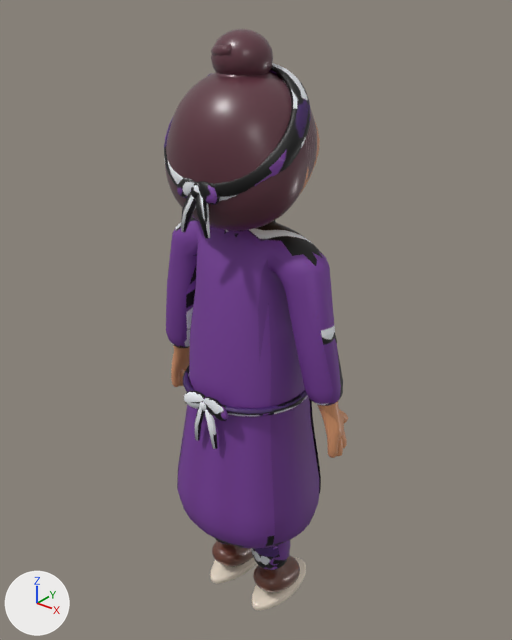
An edit to the glTF model game/assets/models/characters/amora_v2.glb, drawn before and after from the same camera.
One viewpoint serves both versions: a 50 mm camera at (1.103, -1.34, 1.801) aimed at (-0.01, 0.05, 0.939). Lighting does not change. The marker at lower left points along +X, +Y and +Z. The first picture is the older version. Vertices at exactly the same position are counted once.

The scene before the commit, as lines of its bpy script (objects in view):
```python
me_amora_cloth = bpy.data.meshes.new('Amora_Cloth')
me_amora_cloth.from_pydata(...)  # 4316 vertices, 8460 faces; spans x -0.303..0.303, y -0.199..0.201, z 0.134..1.62
me_amora_cloth.materials.append(mat_mat_amora_v2_cloth)
me_amora_gear = bpy.data.meshes.new('Amora_Gear')
me_amora_gear.from_pydata(...)  # 1560 vertices, 3012 faces; spans x -0.17..0.15, y -0.08..0.19, z 0.0..1.63
me_amora_gear.materials.append(mat_mat_amora_v2_gear)
me_amora_skin = bpy.data.meshes.new('Amora_Skin')
me_amora_skin.from_pydata(...)  # 2824 vertices, 5620 faces; spans x -0.306..0.306, y -0.16..0.191, z 0.632..1.597
me_amora_skin.materials.append(mat_mat_amora_v2_skin)
ob_amora_cloth = bpy.data.objects.new('Amora_Cloth', me_amora_cloth)
ob_amora_cloth.location = (0.0, 0.0, 0.0)
ob_amora_gear = bpy.data.objects.new('Amora_Gear', me_amora_gear)
ob_amora_gear.location = (0.0, 0.0, 0.0)
ob_amora_skin = bpy.data.objects.new('Amora_Skin', me_amora_skin)
ob_amora_skin.location = (0.0, 0.0, 0.0)
# also in view: 'Amora_Hair' at (0.0, -0.035, 1.47)
```
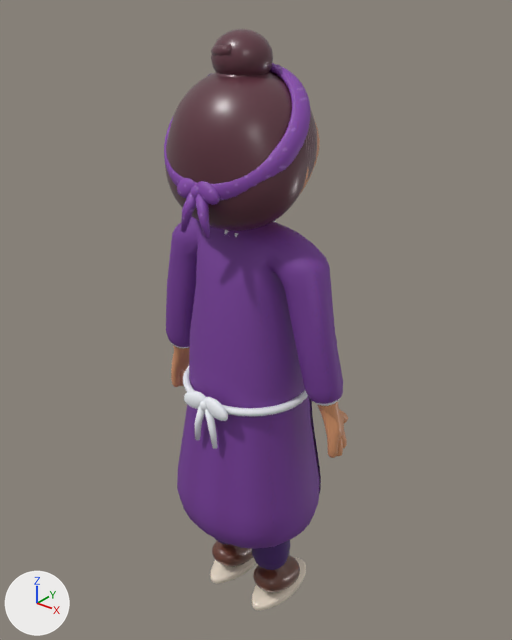
The change, as a list of edits to the scene's bpy script:
```text
Change me_amora_cloth:
    used by ob_amora_cloth; location = (0.0, 0.0, 0.0)
    remove me_amora_cloth.from_pydata(...)  # 4316 vertices, 8460 faces; spans x -0.303..0.303, y -0.199..0.201, z 0.134..1.62
    add me_amora_cloth.from_pydata(...)  # 4333 vertices, 8522 faces; spans x -0.303..0.303, y -0.199..0.201, z 0.134..1.62
    me_amora_cloth part 1: 7 vertices moved from x -0.094..-0.058, y -0.012..0.034, z 0.134..0.151 to x -0.092..-0.062, y -0.016..0.035, z 0.135..0.147; 795 vertices removed from x -0.152..0.152, y -0.058..0.062, z 0.134..0.771; 824 vertices added at x -0.151..0.151, y -0.06..0.062, z 0.134..0.708
    me_amora_cloth part 2: 201 vertices moved from x -0.194..-0.023, y -0.157..0.078, z 1.358..1.619 to x -0.194..-0.023, y -0.156..0.078, z 1.358..1.619; 359 vertices removed from x -0.1..0.194, y -0.183..0.089, z 1.33..1.62; 347 vertices added at x -0.099..0.194, y -0.183..0.089, z 1.33..1.62
    me_amora_cloth part 3: 5041 kept faces spanning x -0.303..0.303, y -0.199..0.194, z 0.135..1.619 get new texture (UV) coordinates
```

Location of each change, (x1, y1, x2, y2) in pixels of the pictures (512 x 640 px; the box of a moved part takes in the faces that stretch with it):
part 1 of me_amora_cloth, moved or reshaped
    both: (215, 538, 291, 570)
part 2 of me_amora_cloth, moved or reshaped
    before: (164, 63, 311, 201)
    after: (164, 63, 310, 200)
part 3 of me_amora_cloth, surface changed
    both: (164, 118, 343, 549)
